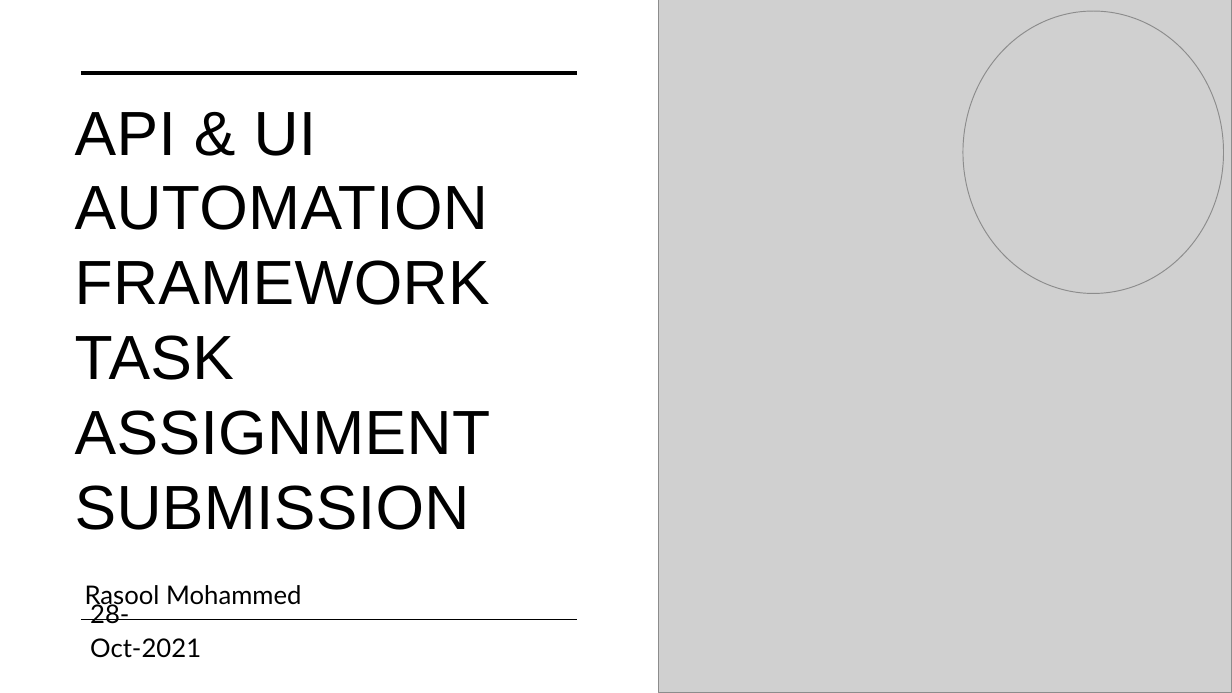
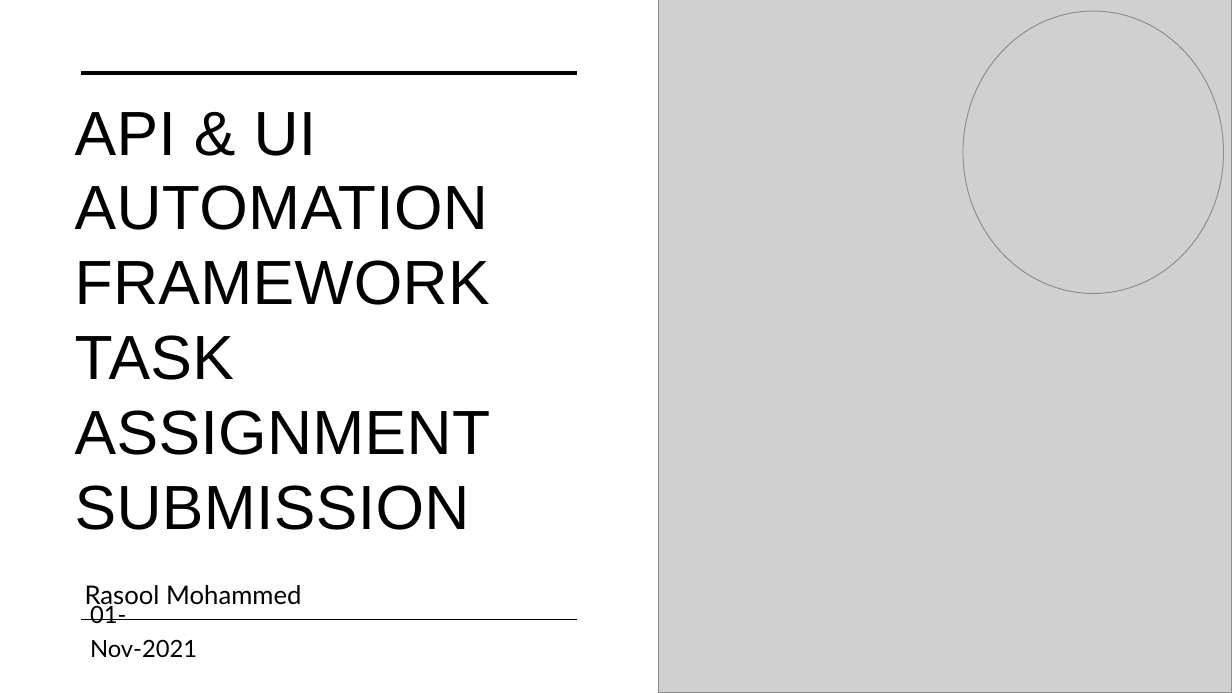
Before and after one commit to rasoolmohammedy/internetherokuapp, a slide deck: slide 1 of AutomationFramewokTaskAssignmentSubmission.pptx. Drawn at 1232x693 pixels with LibreOffice and Linux fonts; fonts in the diff are those of the drawing; grey boxes stand for pictures. Boxes give left, top, right and bottom in pixels: in the first picture for what was removed or moved away, otherwise in the second. Text is boxed around its words. In the diff, an @@ line names an element or a change of style, - is before the commit and + after.

```diff
--- a/AutomationFramewokTaskAssignmentSubmission.pptx
+++ b/AutomationFramewokTaskAssignmentSubmission.pptx
@@ text at bbox=[90, 602, 197, 658]: text changed; size 20 to 18.5 pt @@
-28-Oct-2021
+01-Nov-2021
```
Also in this commit, not shown: 2 other slides changed, 11 other files.
